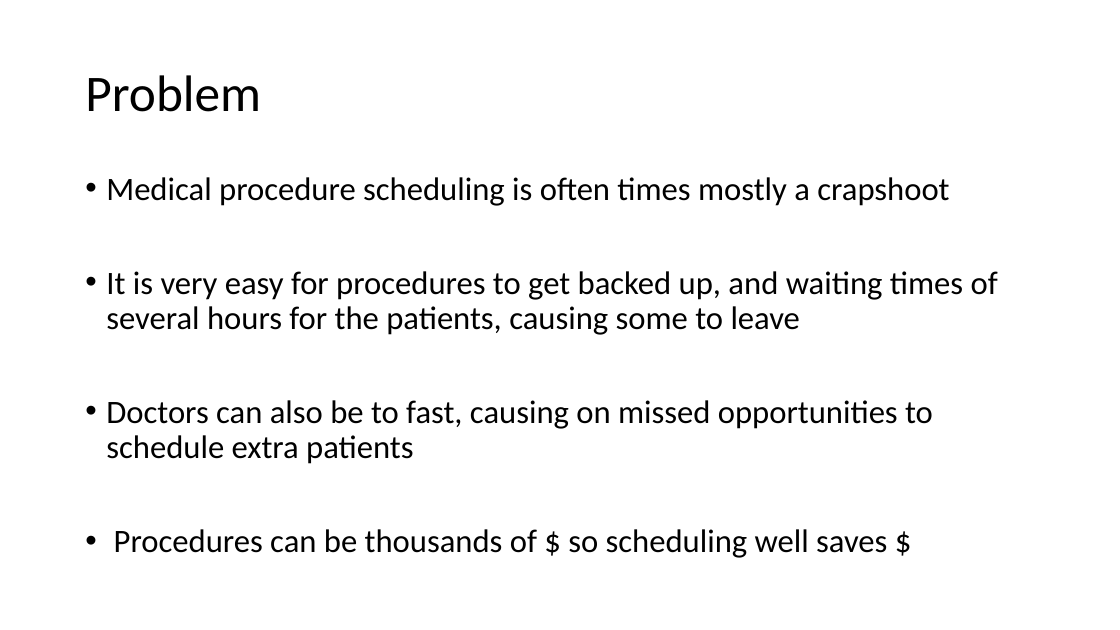
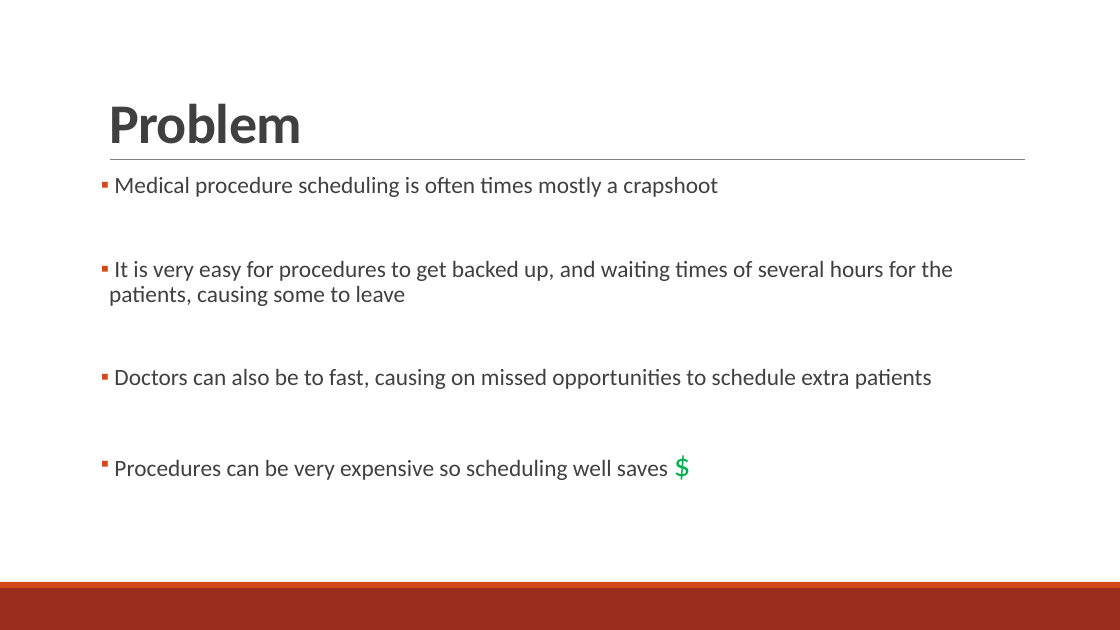
Before and after one commit to j-v-k/sfdat28, a slide deck: slide 2 of JVK-HOS Project/PREDICTING _PROCEDURE _TIMES.pptx. Drawn at 1120x630 pixels with LibreOffice and Linux fonts; fonts in the diff are those of the drawing. Boxes give left, top, right and bottom in pixels: in the first picture for what was removed or moved away, otherwise in the second. Text is boxed around its words. In the diff, an @@ line names an element or a change of style, - is before the commit and + after.

```diff
--- a/JVK-HOS Project/PREDICTING _PROCEDURE _TIMES.pptx
+++ b/JVK-HOS Project/PREDICTING _PROCEDURE _TIMES.pptx
@@ title "Problem" moved from (x1=85, y1=75, x2=261, y2=112) to (x1=109, y1=103, x2=302, y2=144) @@
@@ title "Problem" at (x1=109, y1=103, x2=302, y2=144): size 44 to 48 pt, text colour #000000 to #404040, letter spacing 0 to -0.5 pt, bold on; line spacing 0.9 to 0.85; vertical alignment middle to bottom @@
@@ text at (x1=109, y1=177, x2=953, y2=389): size 28 to 20 pt, text colour #000000 to #404040 in "Medical procedure scheduling is often times mostly ...", "It is very easy for procedures to ...", "Doctors can also be to fast, causing ..."; bullet • to ▪; more space between paragraphs @@
@@ line added from (110, 160) to (1026, 160), #808080 0.5 pt @@
@@ text at (x1=114, y1=460, x2=668, y2=480): text changed; size 28 to 20 pt; text colour #000000 to #404040 @@
-• Procedures can be thousands of $ so scheduling well saves $
+▪ Procedures can be very expensive so scheduling well saves $
@@ rectangle added at (x1=0, y1=588, x2=1120, y2=630), fill #9B2D1F @@
@@ rectangle added at (x1=0, y1=582, x2=1120, y2=588), fill #D34817 @@
```
Also in this commit, not shown: 7 other slides changed, 16 slides added, 5 slides removed, 18 other files.
